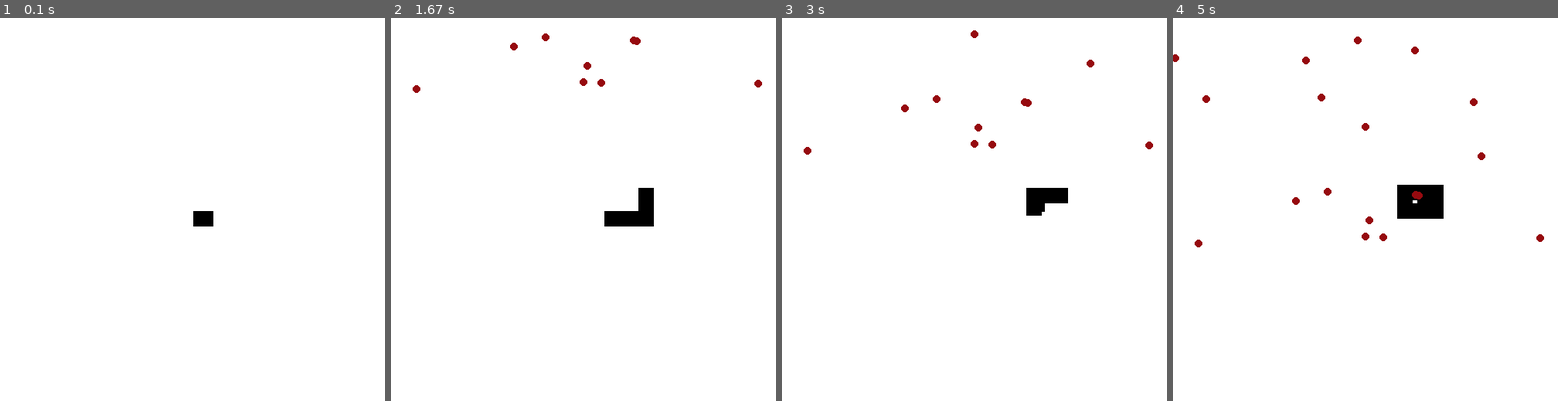
Above: before the commit, frames 1-4 (left to right).
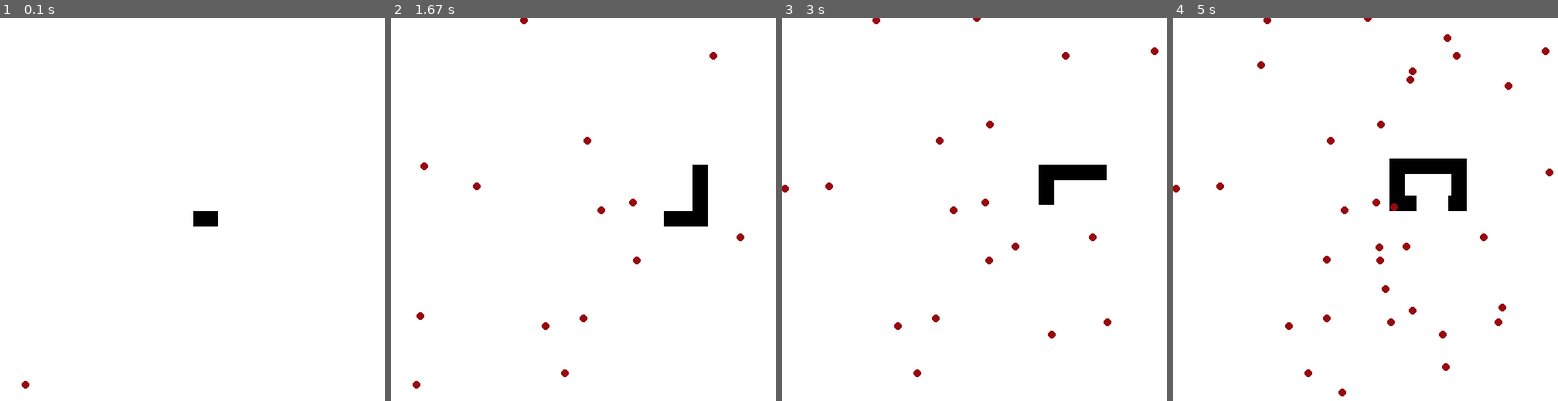
Above: after the commit, the same moments.

Repository: connorsadler/mattAndDadFirstPythonProject
Game: pygame game, started from src/root/nested/snakepygame/snakepygame.py
The game is run twice, just before and just after one commit, with the same random seed, the same clock (stepped at 60 frames per second) and the same inputs.
Inputs:
- Up to frame 1 (0.1 s): no input
- Up to frame 2 (1.67 s): tap Enter at 0.33 s; hold Up 1.17-1.63 s
- Up to frame 3 (3 s): hold Right 1.67-2.13 s; hold Left 2.17-2.7 s; hold Down from 2.73 s (still down)
- Up to frame 4 (5 s): release Down at 3.03 s; hold Left 3.07-3.47 s; hold Up 3.5-3.87 s; hold Right 3.9-4.53 s; hold Down 4.57-4.93 s; hold Left from 4.97 s (still down)

The runs differ from the first frame. In frame 1, less than 0.1% of the frame differs, in the area x 5-57%, y 50-97%; in frame 2, 2.4%; in frame 3, 2.1%; in frame 4, 3.8%, in the area x 0-99%, y 0-99%.

Commit message:
Experimental scrolling feature

Diff:
--- a/src/root/nested/snakepygame/snakepygame.py
+++ b/src/root/nested/snakepygame/snakepygame.py
@@ -14,7 +14,7 @@
 MAPWIDTH  = 500
 MAPHEIGHT = 500
 
-FPS = 60
+FPS = 160
 
 black = (0,0,0)
 white = (255,255,255)
@@ -77,18 +77,57 @@
         #                     playeryvel = 0
 
     def drawAndUpdate(self, DISPLAYSURF):
+        #
+        # TRAIL MANAMGEMENT
+        #
         # add item to end of trail
         self.trail.append(self.pos)
-        # remove start of trail i.e. "tail" of snake
+        # remove "tail" of snake
         if len(self.trail) > self.snakelength:
             self.trail.popleft()
-
+        # increase length randomly
         if random.randint(0,100) > 75:
             self.snakelength += 1
 
-        self.moveBy(self.playerxvel,self.playeryvel)
-
-        # draw self
+        #
+        # CHECK SCROLLING OR JUST MOVING WITHIN CENTRE OF PLAY AREA
+        #
+        # check if we're near the edge of the screen and heading towards that edge
+        scrollx = 0
+        if self.pos[0] >= MAPWIDTH-100 and self.playerxvel == 1:
+            scrollx = 1
+        if self.pos[0] <= 100 and self.playerxvel == -1:
+            scrollx = -1
+        scrolly = 0
+        if self.pos[1] >= MAPHEIGHT-100 and self.playeryvel == 1:
+            scrolly = 1
+        if self.pos[1] <= 100 and self.playeryvel == -1:
+            scrolly = -1
+        scrolling = scrollx != 0 or scrolly != 0
+
+        #
+        # MOVE OR SCROLL
+        #
+        if not scrolling:
+            # move "head" of snake onscreen
+            self.moveBy(self.playerxvel,self.playeryvel)
+        else:
+            # instead of moving our snake, we "scroll" everything else
+            for sprite in sprites:
+                if isinstance(sprite, Apple):
+                    sprite.moveBy(-1 * scrollx, -1 * scrolly)
+            # we need to scroll our trail also
+            newtrail = []
+            for trailitem in self.trail:
+                newtrailitem = (trailitem[0] + (-1 * scrollx), trailitem[1] + (-1 * scrolly))
+                newtrail.append(newtrailitem)
+            self.trail.clear()
+            self.trail.extend(newtrail)
+
+        #
+        # DRAWING
+        #
+        # draw "head" of snake at self.pos
         super().drawAndUpdate(DISPLAYSURF)
         # draw trail
         for trailitem in self.trail:
@@ -105,14 +144,15 @@
 
 class Apple(Sprite):
     def __init__(self):
-        super().__init__((random.randint(0, MAPWIDTH),0))
-
-    def drawAndUpdate(self, DISPLAYSURF):
-        self.moveBy(0, 1)
+        super().__init__((random.randint(0, MAPWIDTH), random.randint(0, MAPHEIGHT)))
+
+    def drawAndUpdate(self, DISPLAYSURF):
+        #self.moveBy(0, 1)
         pygame.draw.circle(DISPLAYSURF, red, self.pos, 5)
 
     def isDead(self):
-        return self.pos[1] > MAPHEIGHT
+        #return self.pos[1] > MAPHEIGHT
+        pass
 
 
 # Player is the snake + trail
@@ -132,7 +172,7 @@
 
     pygame.display.set_caption("snakepygame")
 
-    w, h = pygame.display.get_surface().get_size()
+    #w, h = pygame.display.get_surface().get_size()
     tick = 0
 
     while True:
